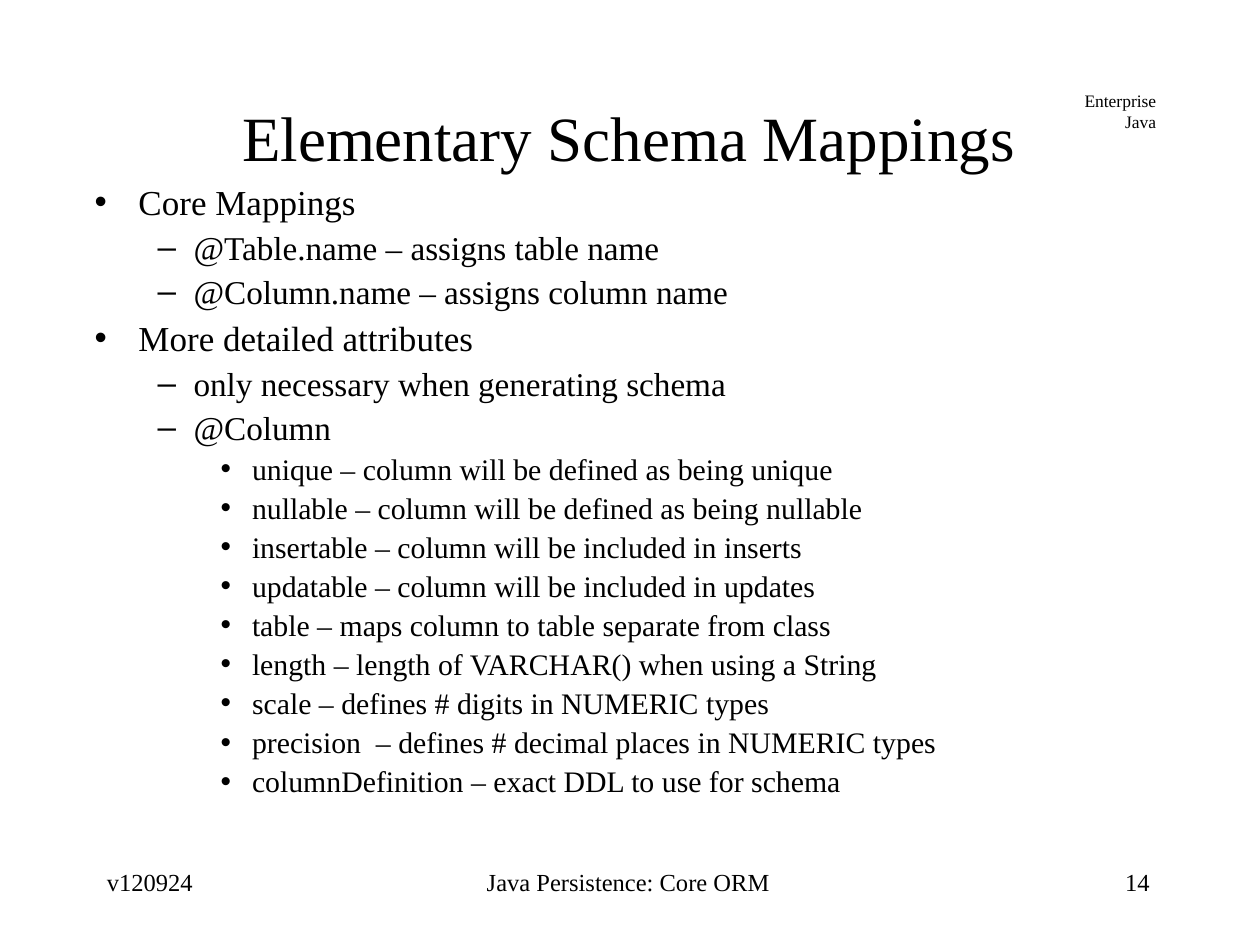
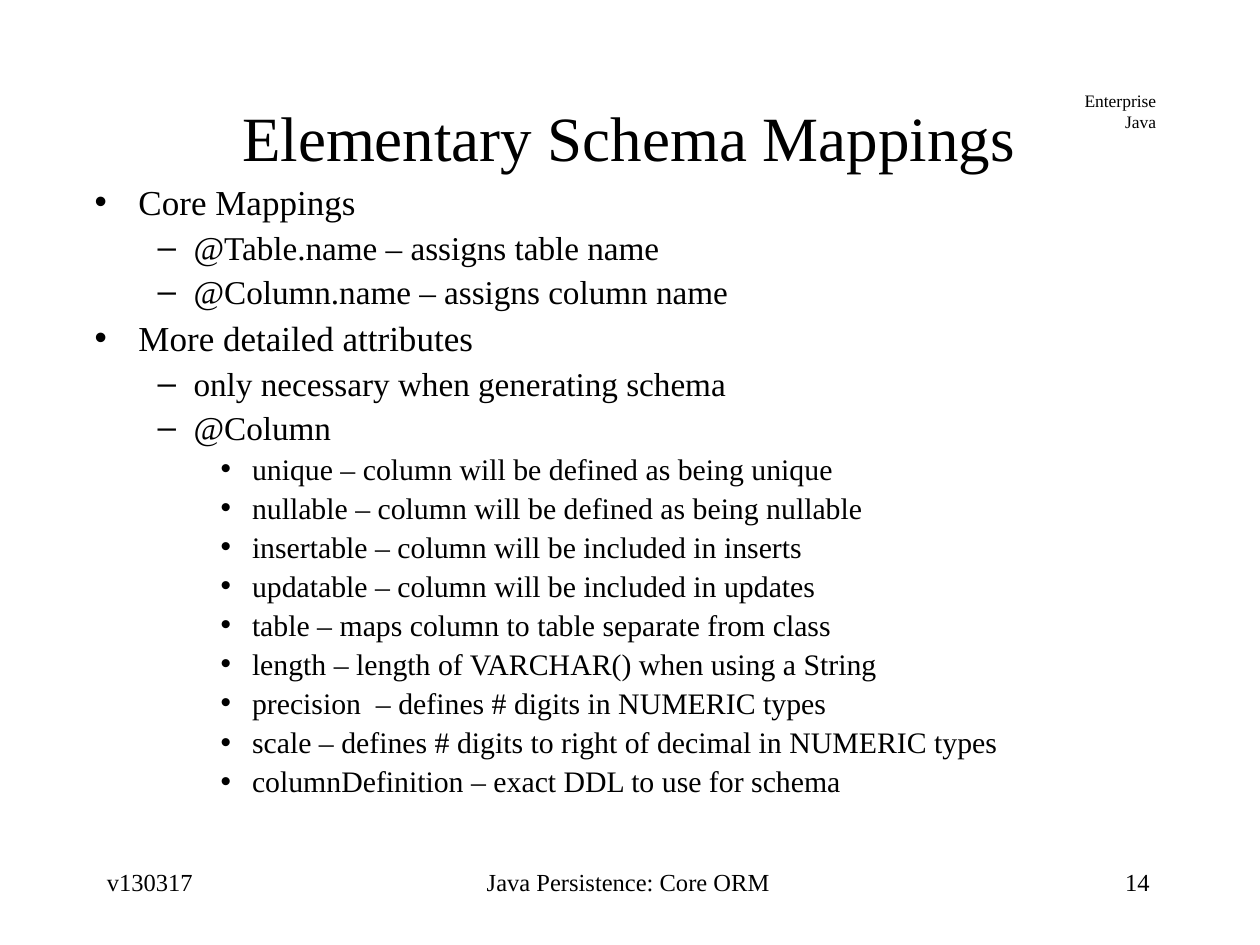
Before and after one commit to jcstaff/ejava-javaee, a slide deck: slide 14 of ormCore/src/site/resources/lectures/ormCore.ppt. Drawn at 1260x945 pixels with LibreOffice and Linux fonts; fonts in the diff are those of the drawing. Boxes give left, top, right and bottom in pixels: in the first picture for what was removed or moved away, otherwise in the second. Text is boxed around its words. In the diff, an @@ line names an element or a change of style, - is before the commit and + after.

Commit message:
added additional coverage of precision and scale

```diff
--- a/ormCore/src/site/resources/lectures/ormCore.ppt
+++ b/ormCore/src/site/resources/lectures/ormCore.ppt
@@ text at [252, 693, 997, 759]: text changed @@
-    • scale – defines # digits in NUMERIC types
-    • precision – defines # decimal places in NUMERIC types
+    • precision – defines # digits in NUMERIC types
+    • scale – defines # digits to right of decimal in NUMERIC types
@@ text at [107, 874, 193, 892]: text changed @@
-v120924
+v130317
```
Also in this commit, not shown: 96 other slides changed, 2 slides added.
